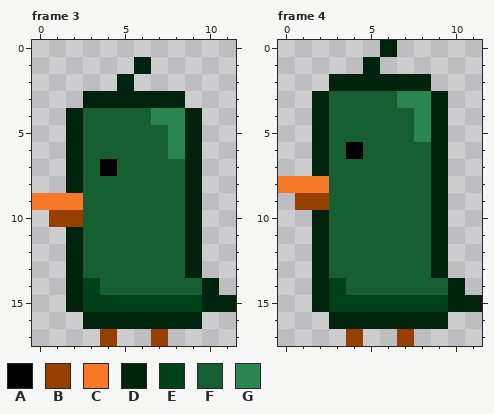
A pixel-art file gets an edit: Assets/sprites/smol_brd.aseprite. Above: the version before the commit.
12x18 pixels, 20 frames. Shown: frame 3, frame 4. The commit also changed other frames, which this record leaves out.
Palette (. is transparent): A #000000  B #973f00  C #f67928  D #00230e  E #00411a  F #155f32  G #28864e
Pixels before, frame 3, first column x 0:
 1 ......D.....
 2 .....D......
 3 ...DDDDDD...
 4 ..DFFFFGGD..
 5 ..DFFFFFGD..
 6 ..DFFFFFGD..
 7 ..DFAFFFFD..
 8 ..DFFFFFFD..
 9 CCCFFFFFFD..
10 .BBFFFFFFD..
11 ..DFFFFFFD..
12 ..DFFFFFFD..
13 ..DFFFFFFD..
14 ..DEFFFFFFD.
15 ..DEEEEEEEDD
16 ...DDDDDDD..
17 ....B..B....
Pixels before, frame 4, first column x 0:
 0 ......D.....
 1 .....D......
 2 ...DDDDDD...
 3 ..DFFFFGGD..
 4 ..DFFFFFGD..
 5 ..DFFFFFGD..
 6 ..DFAFFFFD..
 7 ..DFFFFFFD..
 8 CCCFFFFFFD..
 9 .BBFFFFFFD..
10 ..DFFFFFFD..
11 ..DFFFFFFD..
12 ..DFFFFFFD..
13 ..DFFFFFFD..
14 ..DEFFFFFFD.
15 ..DEEEEEEEDD
16 ...DDDDDDD..
17 ....B..B....
The result:
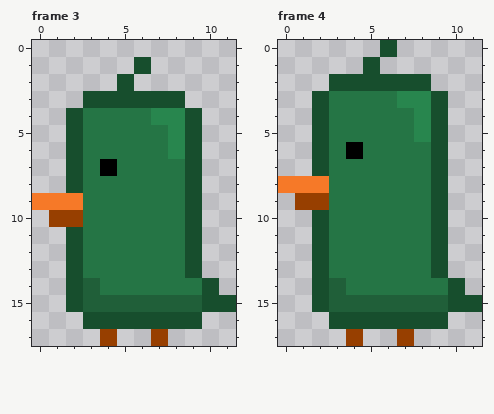
Commit: promena boje
The exact change:
{"colour":"D","old":"#00230e","new":"#174e2d"}
{"colour":"E","old":"#00411a","new":"#205f39"}
{"colour":"F","old":"#155f32","new":"#257545"}
{"label":"changed","picture_box":[66,57,236,329]}
{"label":"changed","picture_box":[312,40,482,329]}
